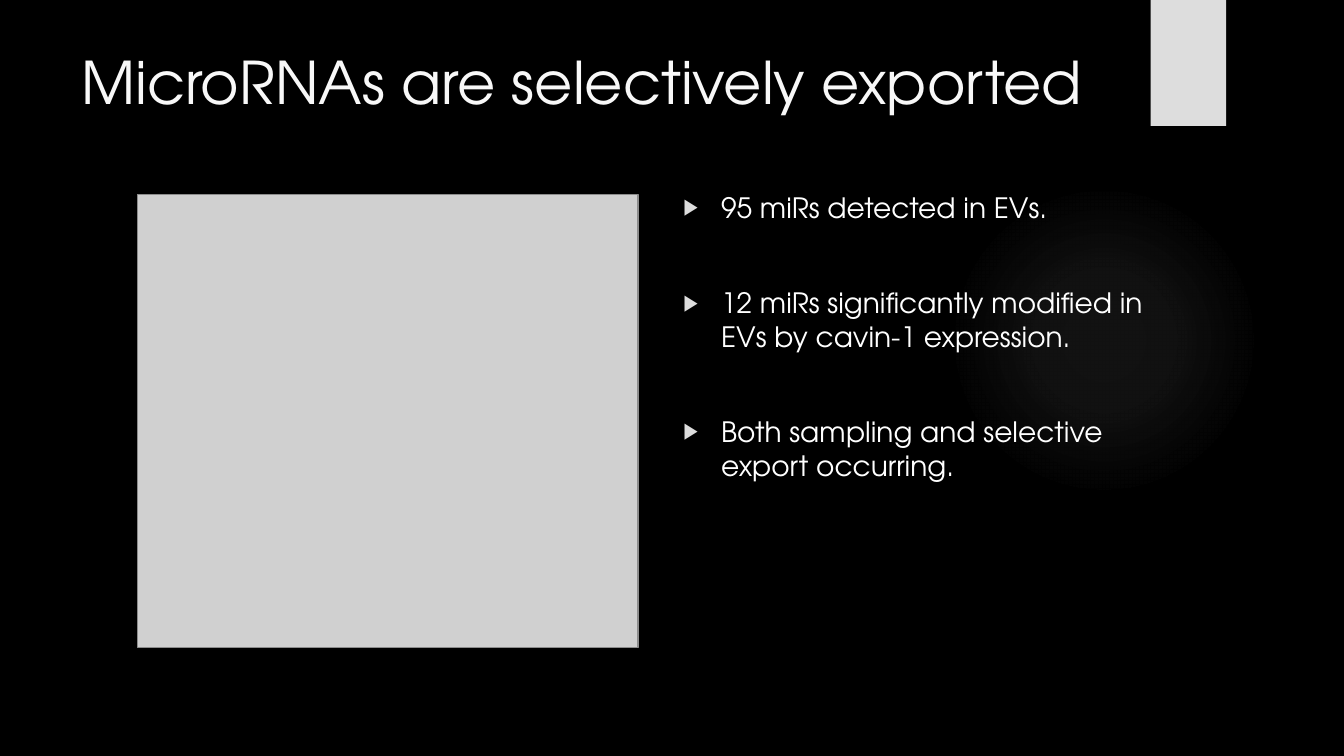
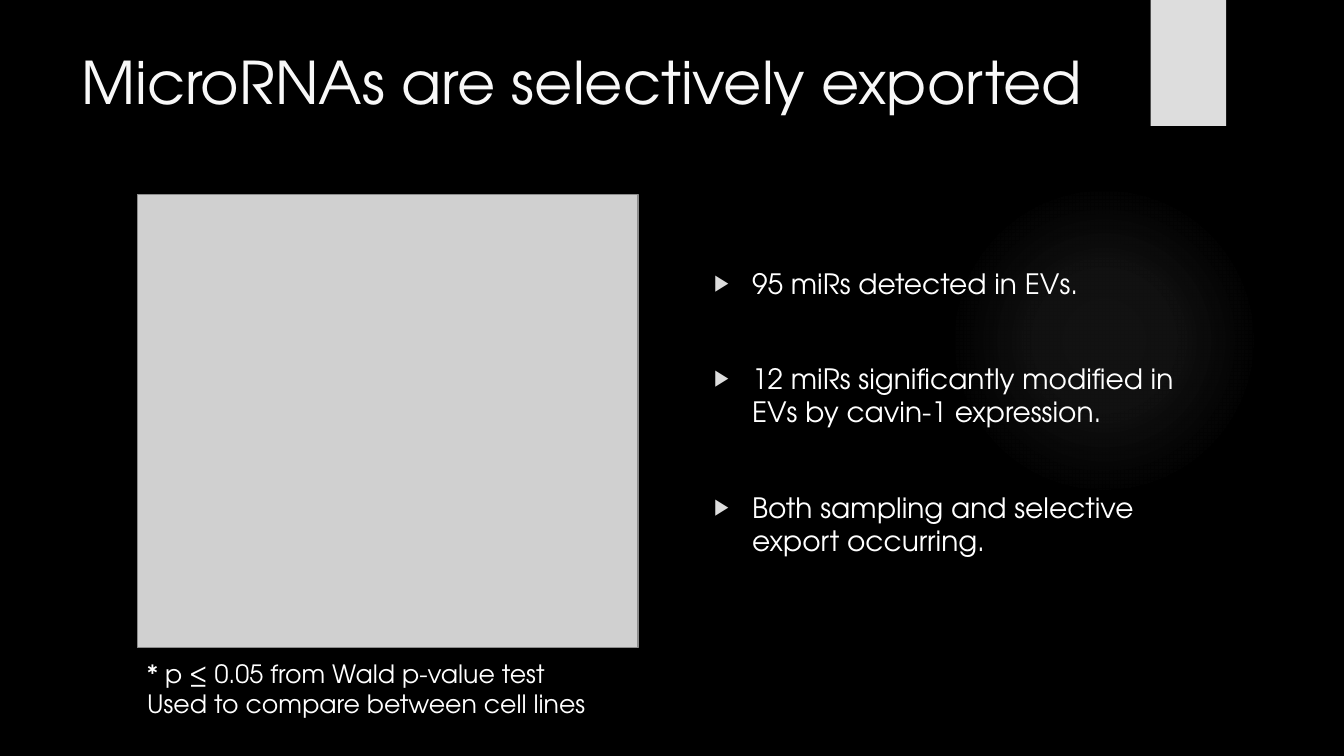
Before and after one commit to HarleyRobinson/Honours2, a slide deck: slide 9 of CollCompBiol.pptx. Drawn at 1344x756 pixels with LibreOffice and Linux fonts; fonts in the diff are those of the drawing; grey boxes stand for pictures; background and template pictures are left out. Boxes give left, top, right and bottom in pixels: in the first picture for what was removed or moved away, otherwise in the second. Text is boxed around its words. In the diff, an @@ line names an element or a change of style, - is before the commit and + after.

```diff
--- a/CollCompBiol.pptx
+++ b/CollCompBiol.pptx
@@ text "95 miRs detected in EVs.": place and size @@
-text "95 miRs detected in EVs." at (721, 197, 1143, 482)
+text "95 miRs detected in EVs." at (752, 273, 1174, 557)
@@ text added at (147, 664, 586, 718), 18 pt, text #FFFFFF @@
+* p ≤ 0.05 from Wald p-value test
+Used to compare between cell lines
```
Also in this commit, not shown: 9 other slides changed.
